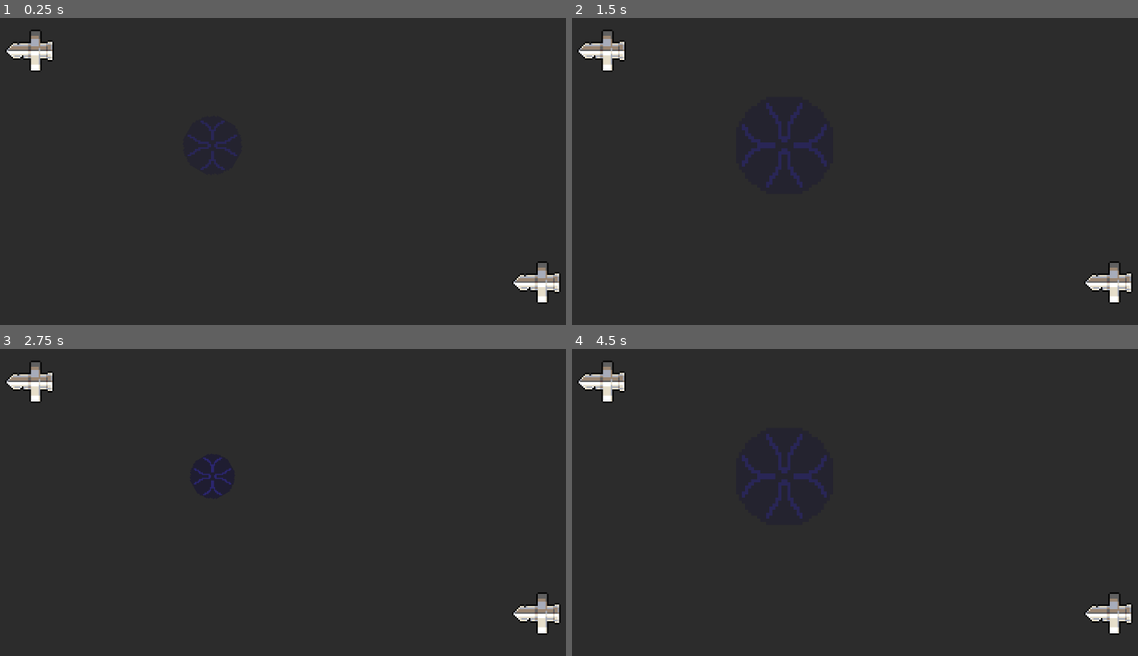
Above: before the commit, frames 1-4 (two rows, left to right).
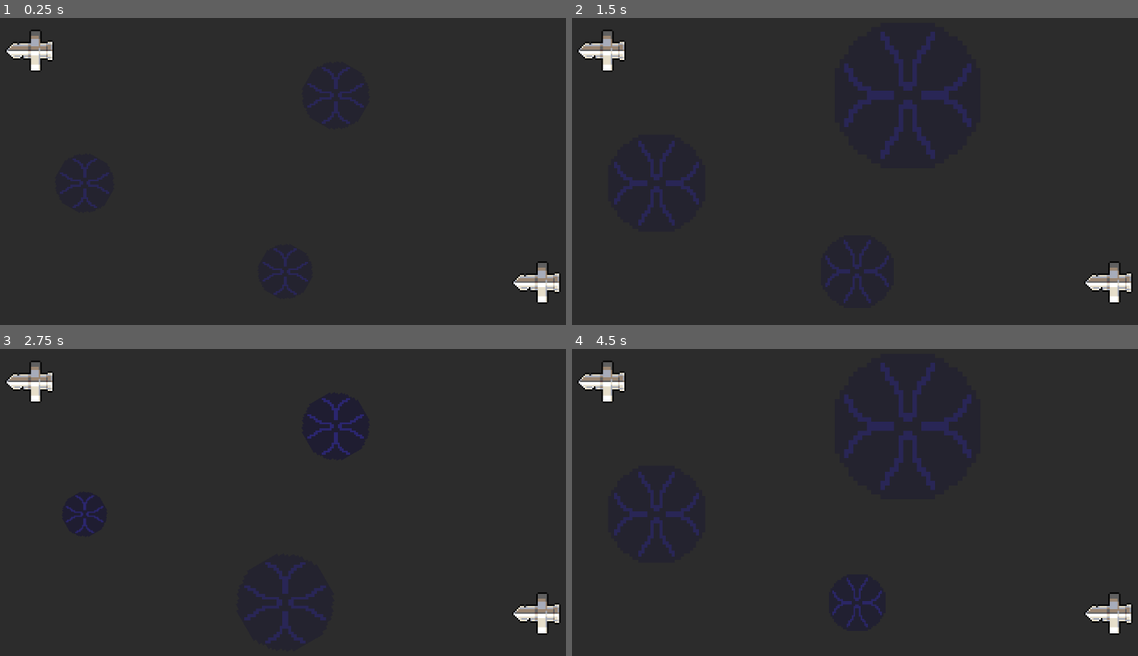
Above: after the commit, the same moments.

Repository: Lertos/last-feller-alive
Game: Godot game, scene res://main.tscn
Two runs of this game, one before a commit and one after it. Both use one fixed random seed, a clock stepped at 60 frames per second and the inputs below. This scene is started directly instead of the project's main scene.
Inputs:
- Up to frame 1 (0.25 s): no input
- Up to frame 2 (1.5 s): hold D (right) 0.53-1.28 s; tap Space (dash) at 0.6 s; hold S (down) from 1.28 s (still down); tap Q (death) at 1.35 s
- Up to frame 3 (2.75 s): release S (down) at 2.03 s; hold D (right) from 2.03 s (still down); tap E (hurt) at 2.1 s
- Up to frame 4 (4.5 s): release D (right) at 2.78 s; hold W (up) 2.78-3.53 s; tap Space (dash) at 2.85 s; hold A (left) from 3.53 s (still down); tap Q (death) at 3.6 s; tap E (hurt) at 4.35 s

The runs differ from the first frame. In frame 1, 1.0% of the frame differs, in the area x 10-65%, y 16-91%; in frame 2, 3.5%, in the area x 7-71%, y 4-93%; in frame 3, 1.3%; in frame 4, 3.3%.

Commit message:
Adding exported variables for customization

Diff:
--- a/gravity_field.gd
+++ b/gravity_field.gd
@@ -1,17 +1,22 @@
 extends Node2D
+
+@export var time_to_shrink: float = 1.5
+
+@export var min_scale: float = 2.0
+@export var max_scale: float = 6.0
 
 
 func _ready():
-	var tween = $BG.create_tween().set_loops()
-	tween.tween_property($BG, "rotation", TAU, 3).as_relative()
+	var tween_bg = $BG.create_tween().set_loops()
+	tween_bg.tween_property($BG, "rotation", TAU, 3).as_relative()
 
-	var tween3 = $FG.create_tween().set_loops()
-	tween3.tween_property($FG, "rotation", TAU, 1).as_relative()
+	var tween_fg = $FG.create_tween().set_loops()
+	tween_fg.tween_property($FG, "rotation", TAU, 1).as_relative()
 
-	var tween2 = self.create_tween().set_loops()
-	tween2.tween_property(self, "scale", Vector2(6,6), 1.5)
-	tween2.tween_property(self, "scale", Vector2(2,2), 1.5)
+	var tween_scale = create_tween().set_loops()
+	tween_scale.tween_property(self, "scale", Vector2(max_scale, max_scale), time_to_shrink)
+	tween_scale.tween_property(self, "scale", Vector2(min_scale, min_scale), time_to_shrink)
 
-	var tween5 = self.create_tween().set_loops()
-	tween5.tween_property(self, "modulate", Color.html("#ffffff92"), 1.5)
-	tween5.tween_property(self, "modulate", Color.html("#ffffff"), 1.5)
+	var tween_modulate = create_tween().set_loops()
+	tween_modulate.tween_property(self, "modulate", Color.html("#ffffff92"), time_to_shrink)
+	tween_modulate.tween_property(self, "modulate", Color.html("#ffffff"), time_to_shrink)
--- a/main.tscn
+++ b/main.tscn
@@ -31,7 +31,17 @@
 [node name="Walls" type="Node2D" parent="."]
 
 [node name="Node2D" parent="." instance=ExtResource("5_10eho")]
-position = Vector2(558, 353)
+position = Vector2(305, 428)
+
+[node name="Node2D2" parent="." instance=ExtResource("5_10eho")]
+position = Vector2(802, 254)
+min_scale = 3.0
+max_scale = 9.0
+
+[node name="Node2D3" parent="." instance=ExtResource("5_10eho")]
+position = Vector2(702, 603)
+time_to_shrink = 3.0
+min_scale = 1.0
 
 [node name="Players" type="Node2D" parent="."]
 
